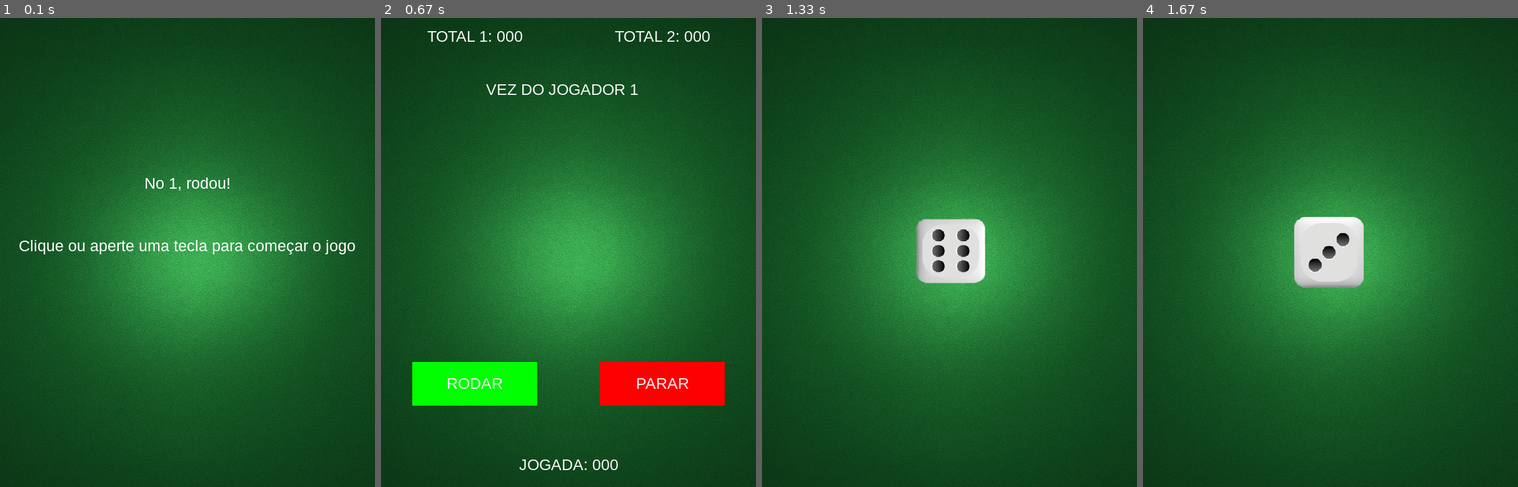
Above: before the commit, frames 1-4 (left to right).
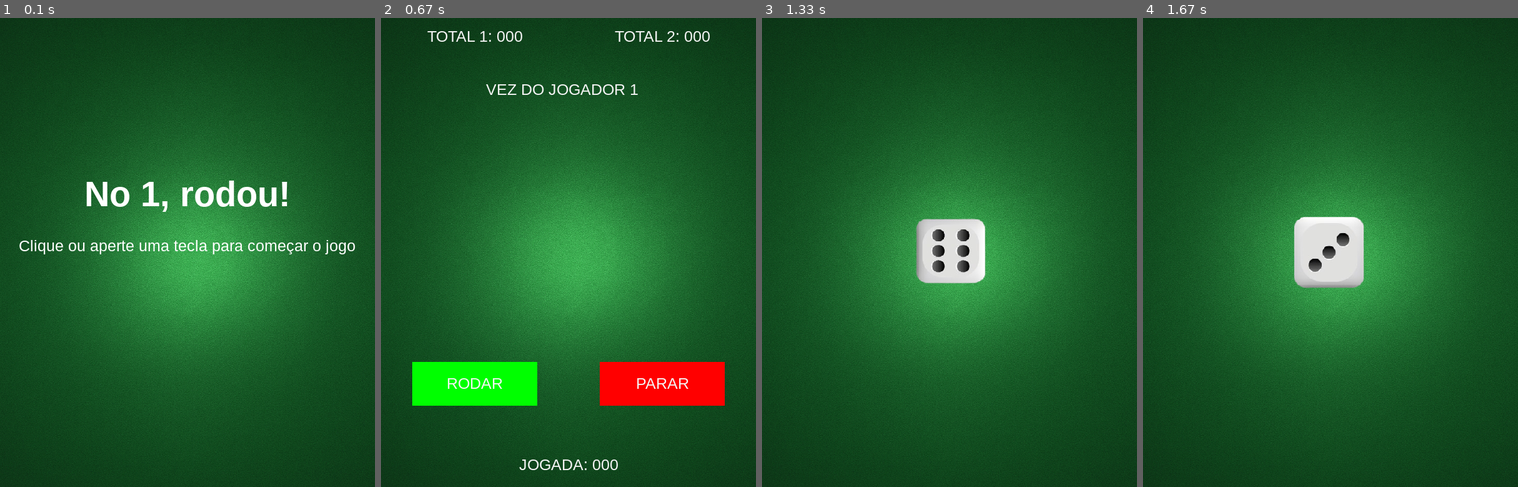
Above: after the commit, the same moments.

Repository: mariafbmorales/PyGame
Game: pygame game, started from jogo.py
Same seed, same stepped clock (60 frames per second), same inputs: the game is played once before the commit and once after it.
Inputs (mouse positions are in pixels of both pictures, inside the frame that each line leads up to):
- Up to frame 1 (0.1 s): no input
- Up to frame 2 (0.67 s): click (568, 252) at 0.38 s
- Up to frame 3 (1.33 s): click "PARAR" at 0.72 s; click (833, 360) at 1.05 s
- Up to frame 4 (1.67 s): no input

The runs differ from the first frame. In frame 1, 1.3% of the frame differs, in the area x 23-77%, y 34-42%; in frame 2, nothing differs; in frame 3, nothing differs; in frame 4, nothing differs.

Commit message:
editando tela inicial

Diff:
--- a/jogo.py
+++ b/jogo.py
@@ -18,8 +18,9 @@
     fundo = pygame.image.load('assets/img/teladefundo.png').convert()
     fundo = pygame.transform.scale(fundo, (WIDTH, HEIGHT))
 
-    font_tit = pygame.font.SysFont('arial', 25)
+    font_tit = pygame.font.SysFont('arial black', 50)
     titulo = font_tit.render('No 1, rodou!', True, (255, 255, 255))
+
     font_inst = pygame.font.SysFont('arial', 25)
     instrucoes = font_inst.render('Clique ou aperte uma tecla para começar o jogo', True, (255, 255, 255))
 
